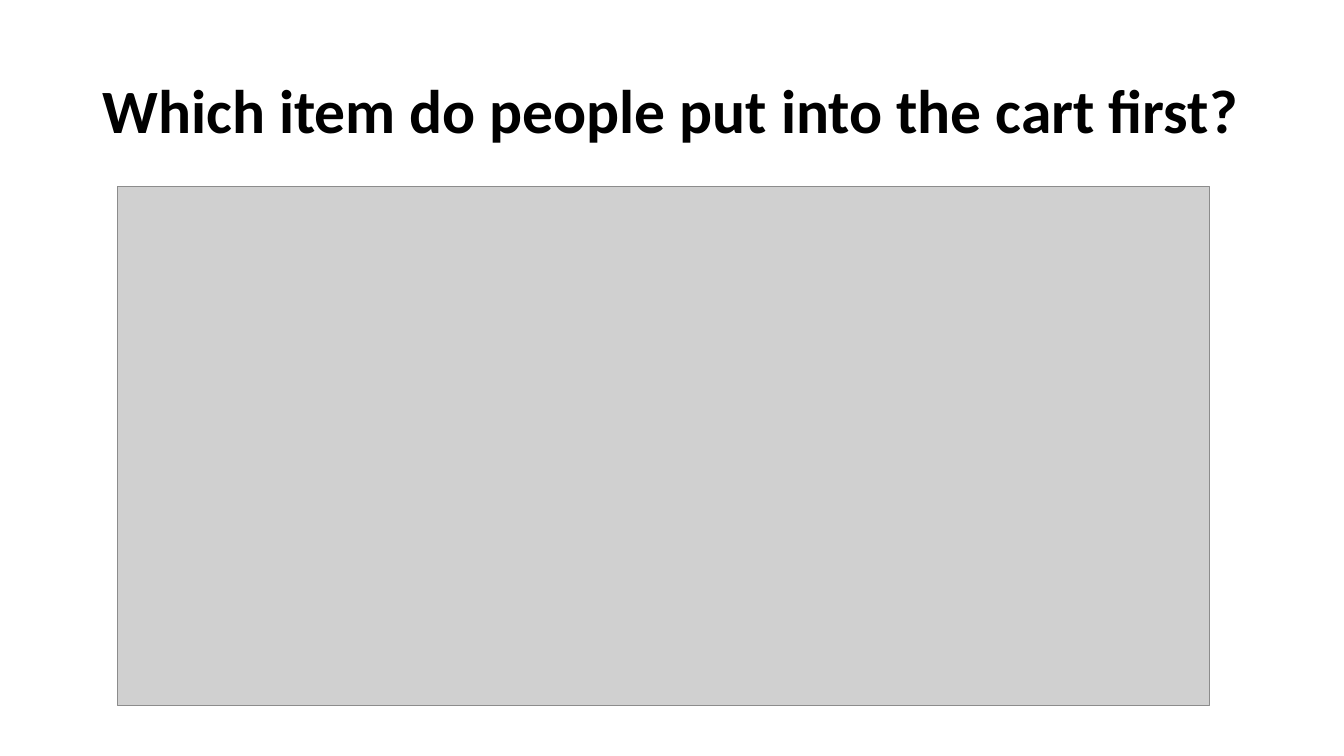
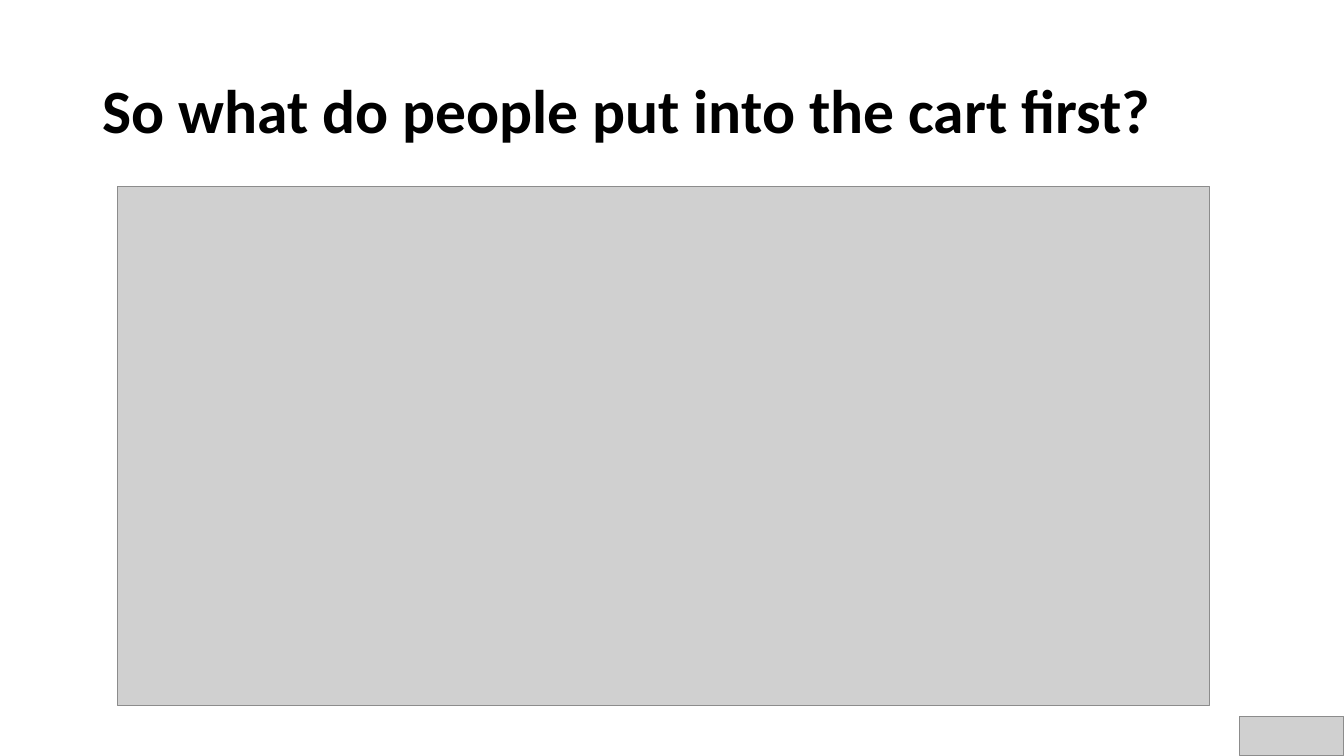
Before and after one commit to nairPrashant/InstaDataScience, a slide deck: slide 18 of Report/Presentation.pptx (slide 12 before the commit). Drawn at 1344x756 pixels with LibreOffice and Linux fonts; fonts in the diff are those of the drawing; grey boxes stand for pictures. Boxes give left, top, right and bottom in pixels: in the first picture for what was removed or moved away, otherwise in the second. Text is boxed around its words. In the diff, an @@ line names an element or a change of style, - is before the commit and + after.

```diff
--- a/Report/Presentation.pptx
+++ b/Report/Presentation.pptx
@@ title at (x1=102, y1=89, x2=1150, y2=143): text changed @@
-Which item do people put into the cart first?
+So what do people put into the cart first?
@@ picture added at (x1=1240, y1=716, x2=1344, y2=756) @@
```
Also in this commit, not shown: 7 other slides changed, 26 slides added, 4 slides removed, 1 other file.
